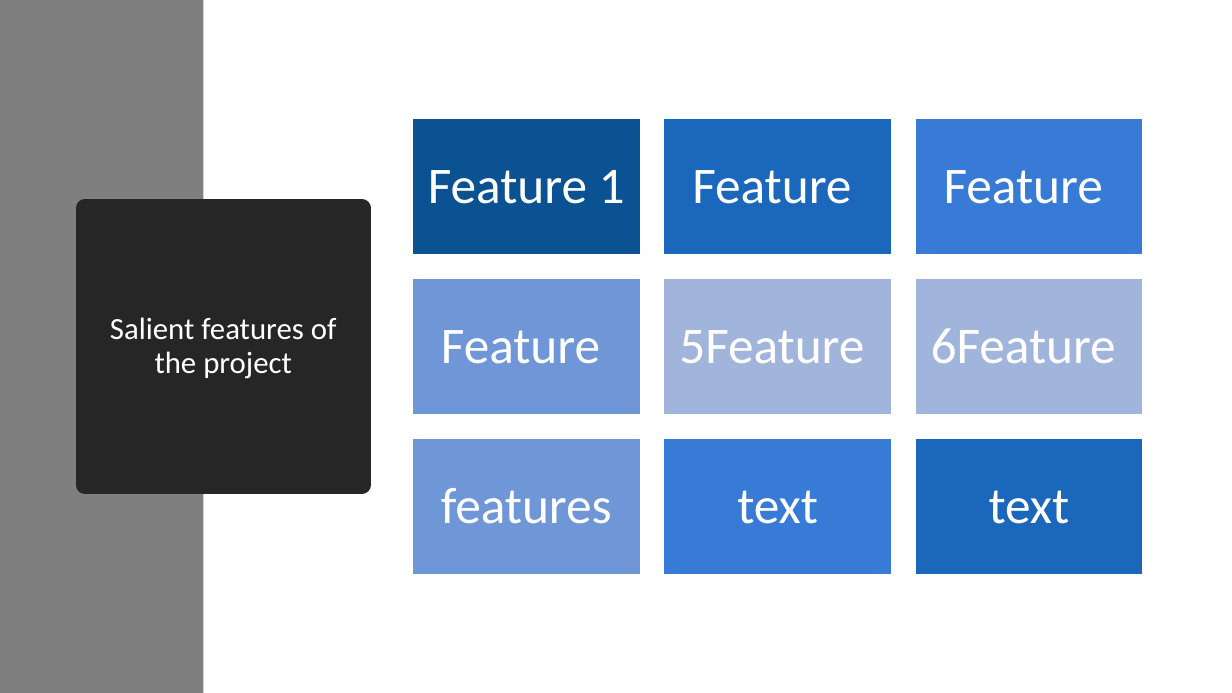
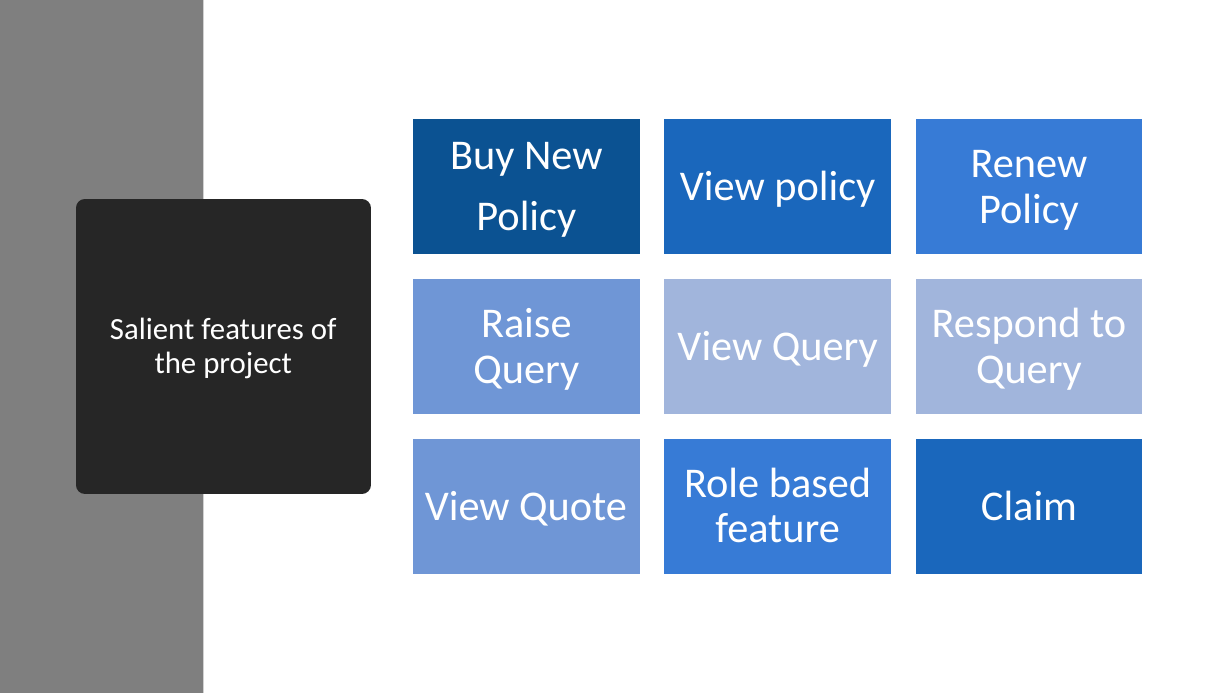
Before and after one commit to shahriteshj/InsurancePortal, a slide deck: slide 7 of Material/JP-Project-Presentation-Template.pptx (slide 8 before the commit). Drawn at 1232x693 pixels with LibreOffice and Linux fonts; fonts in the diff are those of the drawing. Boxes give left, top, right and bottom in pixels: in the first picture for what was removed or moved away, otherwise in the second. Text is boxed around its words. In the diff, an @@ line names an element or a change of style, - is before the commit and + after.

```diff
--- a/Material/JP-Project-Presentation-Template.pptx
+++ b/Material/JP-Project-Presentation-Template.pptx
@@ text at (450, 141, 602, 237): text changed; size 40 to 33 pt @@
-Feature 1
+Buy New
+Policy
@@ text at (680, 170, 875, 207): text changed; size 40 to 33 pt @@
-Feature
+View policy
@@ text at (971, 150, 1088, 230): text changed; size 40 to 33 pt @@
-Feature
+Renew Policy
@@ text at (473, 308, 579, 390): text changed; size 40 to 33 pt @@
-Feature
+Raise Query
@@ text at (932, 308, 1126, 390): text changed; size 40 to 33 pt @@
-6Feature
+Respond to Query
@@ text at (677, 331, 878, 367): text changed; size 40 to 33 pt @@
-5Feature
+View Query
@@ text at (684, 467, 871, 543): text changed; size 40 to 33 pt @@
-text
+Role based feature
@@ text at (425, 491, 627, 526): text changed; size 40 to 33 pt @@
-features
+View Quote
@@ text at (981, 490, 1077, 521): text changed; size 40 to 33 pt @@
-text
+Claim
```
Also in this commit, not shown: 5 other slides changed, 1 slide removed, 3 other files.
